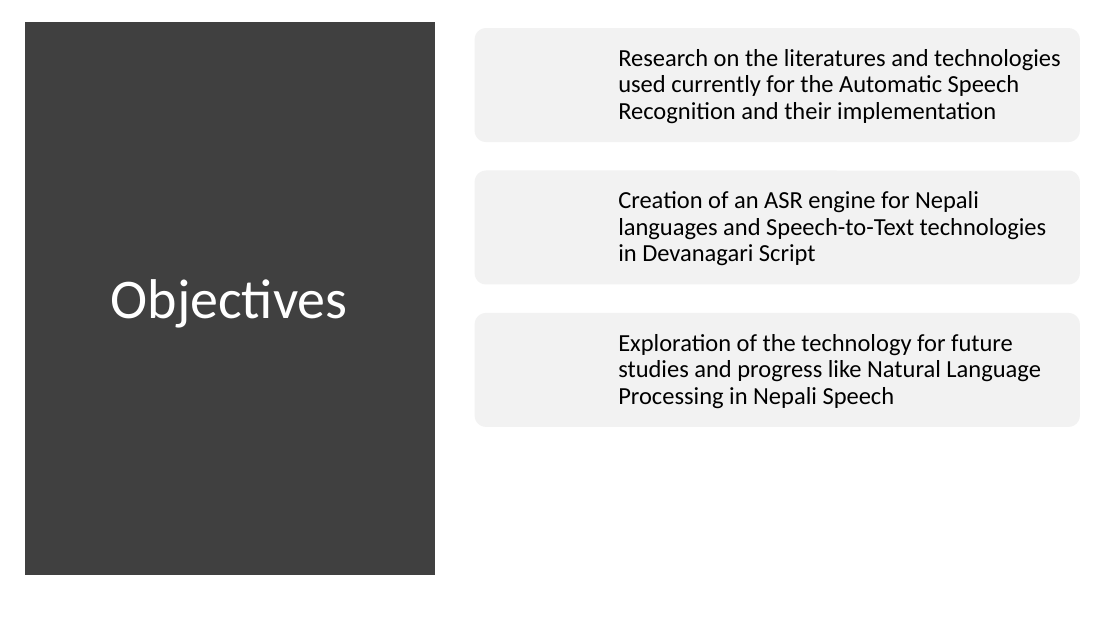
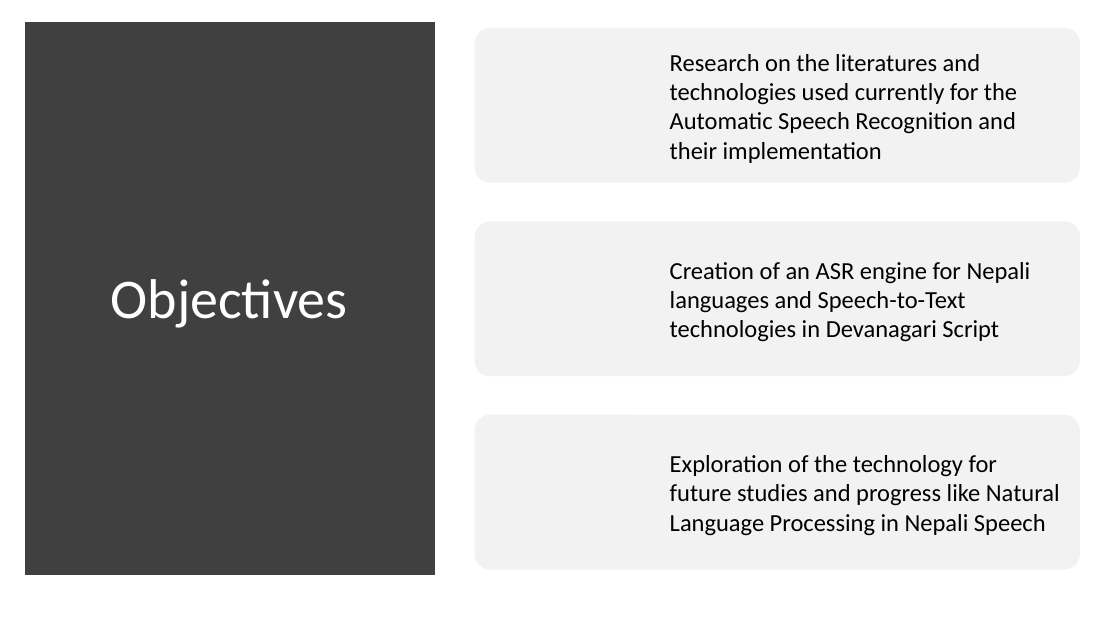
Before and after one commit to Noskid1999/FPP_NepaliASR, a slide deck: slide 6 of ProductPresentation.pptx. Drawn at 1120x630 pixels with LibreOffice and Linux fonts; fonts in the diff are those of the drawing. Boxes give left, top, right and bottom in pixels: in the first picture for what was removed or moved away, otherwise in the second. Text is boxed around its words. In the diff, an @@ line names an element or a change of style, - is before the commit and + after.

Commit message:
PPT changes

```diff
--- a/ProductPresentation.pptx
+++ b/ProductPresentation.pptx
@@ rounded rectangle: place and size @@
-rounded rectangle at bbox=[475, 28, 1081, 142]
+rounded rectangle at bbox=[475, 28, 1081, 182]
@@ text "Research on the literatures and ...": place and size @@
-text "Research on the literatures and ..." at bbox=[618, 49, 1060, 124]
+text "Research on the literatures and ..." at bbox=[670, 54, 1017, 163]
@@ rounded rectangle: place and size @@
-rounded rectangle at bbox=[475, 313, 1081, 428]
+rounded rectangle at bbox=[475, 222, 1081, 376]
@@ text "Creation of an ASR engine ...": place and size @@
-text "Creation of an ASR engine ..." at bbox=[618, 191, 1047, 266]
+text "Creation of an ASR engine ..." at bbox=[670, 262, 1031, 342]
@@ rounded rectangle: place and size @@
-rounded rectangle at bbox=[475, 171, 1081, 285]
+rounded rectangle at bbox=[475, 415, 1081, 570]
@@ line spacing 0.9 to 1 in 3 elements at bbox=[670, 54, 1017, 163], bbox=[670, 262, 1031, 342], bbox=[670, 455, 1060, 536] @@
@@ text "Exploration of the technology for ...": place and size @@
-text "Exploration of the technology for ..." at bbox=[618, 334, 1041, 409]
+text "Exploration of the technology for ..." at bbox=[670, 455, 1060, 536]
```
Also in this commit, not shown: 2 other slides changed, 8 slides added, 3 other files.
